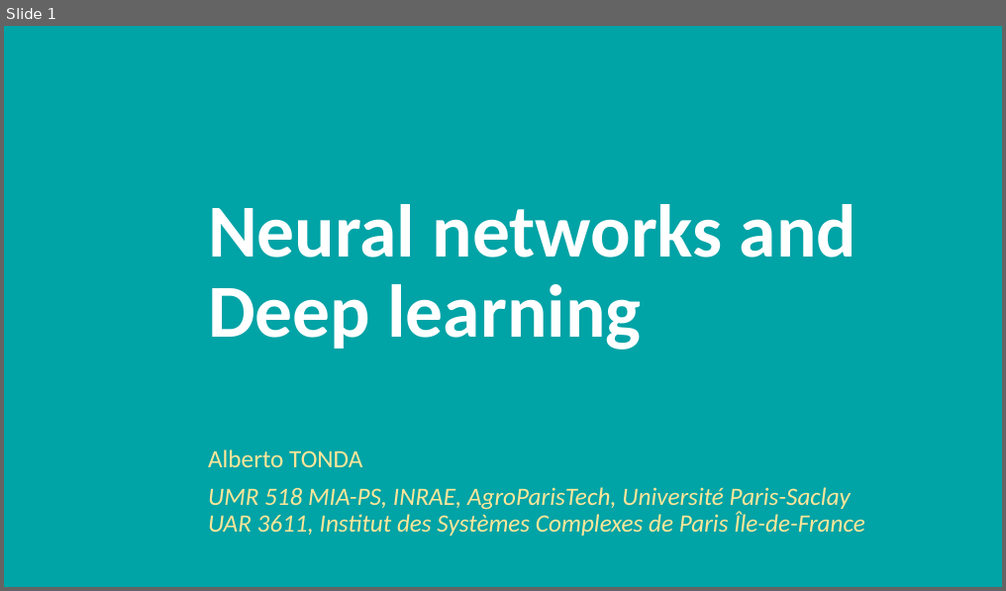
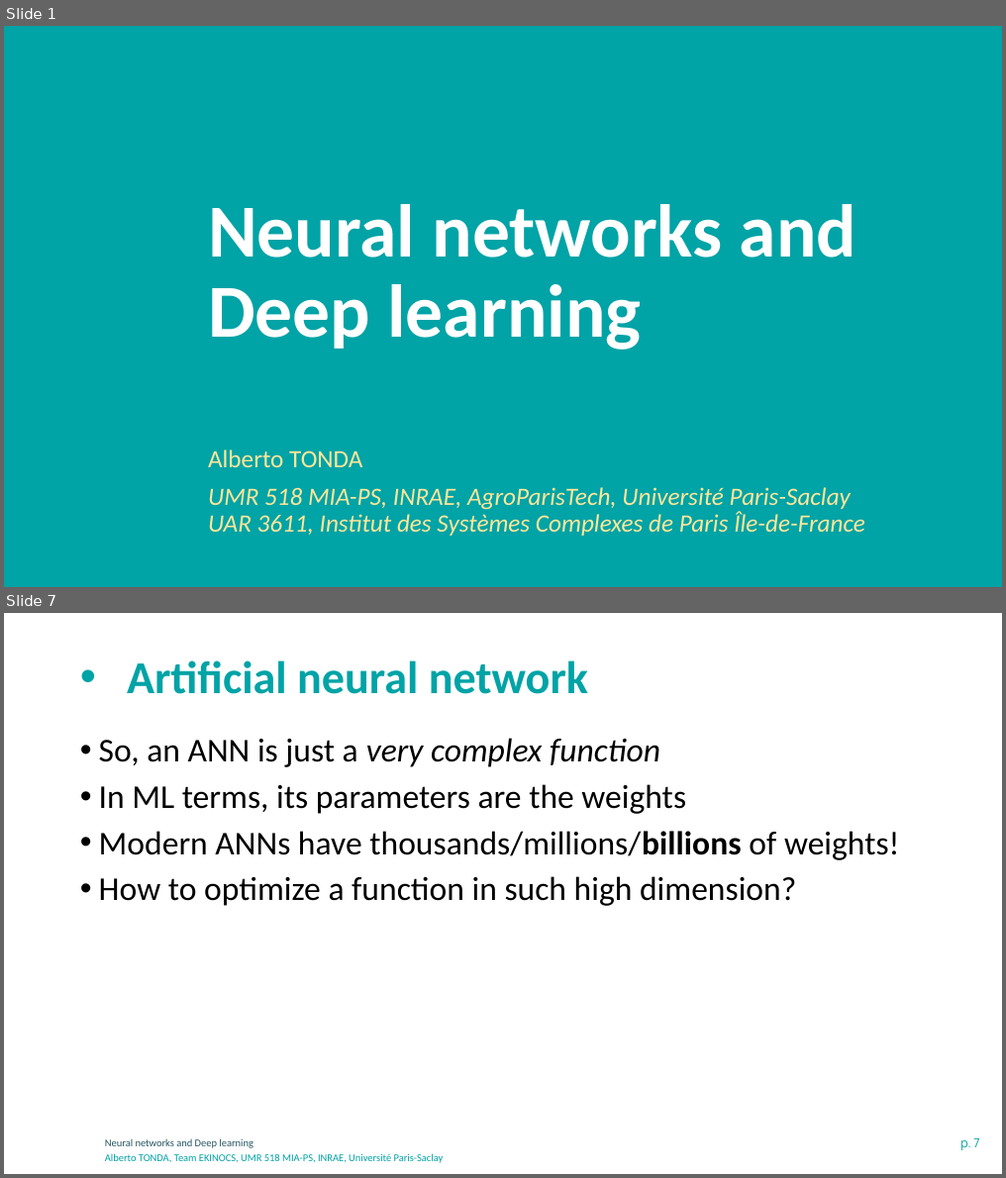
Before and after one commit to albertotonda/teaching, a slide deck: optimization-methods-for-artificial-intelligence/ml-neural-networks.pptx. Shown one above the other, each under a label of ours: slide 1 before the commit, slides 1 and 7 after it; the slides between them are not shown. The pictures are 1006x591 and 1006x1178 pixels, drawn with LibreOffice and Linux fonts; fonts in the diff are those of the drawing; background and template pictures are left out. Boxes give left, top, right and bottom in pixels: in the first picture for what was removed or moved away, otherwise in the second. Text is boxed around its words. In the diff, an @@ line names an element or a change of style, - is before the commit and + after.

```diff
--- a/optimization-methods-for-artificial-intelligence/ml-neural-networks.pptx
+++ b/optimization-methods-for-artificial-intelligence/ml-neural-networks.pptx
@@ slide 7 added at (4,613,1002,1174), background #FFFFFF @@
@@ title added at (127,661,588,694), 44 pt, text #00A3A6, bold @@
+• Artificial neural network
@@ text added at (99,738,900,906), 32 pt, text #000000 @@
+• So, an ANN is just a very complex function
+• In ML terms, its parameters are the weights
+• Modern ANNs have thousands/millions/billions of weights!
+• How to optimize a function in such high dimension?
@@ text added at (105,1139,253,1149), 10 pt, text #275662 @@
+Neural networks and Deep learning
@@ page number added at (960,1139,979,1151), 12 pt, text #00A3A6 @@
+p. 7
@@ text added at (105,1154,444,1163), 10 pt, text #00A3A6 @@
+Alberto TONDA, Team EKINOCS, UMR 518 MIA-PS, INRAE, Université Paris-Saclay
```
Also in this commit, not shown: 10 slides changed, 12 other slides added, 3 other files.
